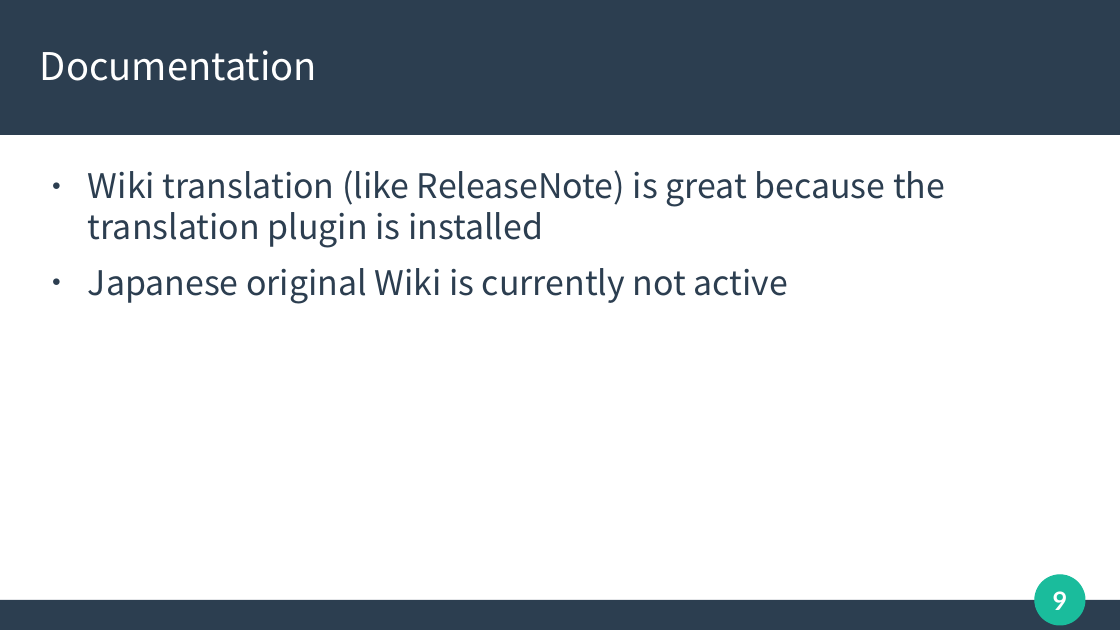
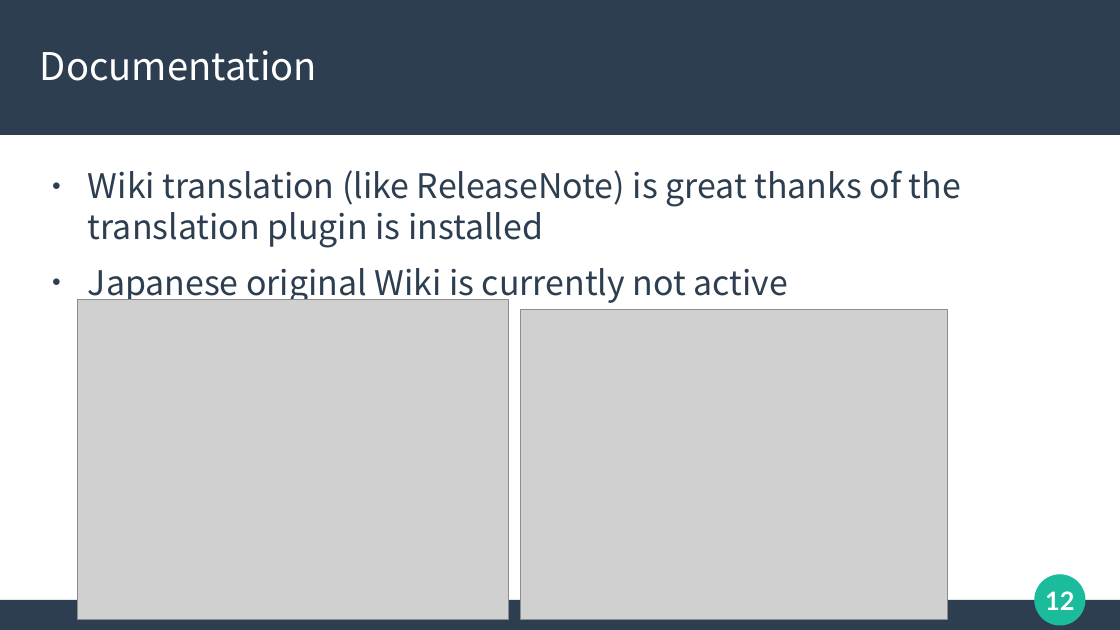
Before and after one commit to naruoga/presentations, a slide deck: slide 12 of 20231008-LOUCA2023-LibO-Japanese-Activities.odp (slide 9 before the commit). Drawn at 1120x630 pixels with LibreOffice and Linux fonts; fonts in the diff are those of the drawing; grey boxes stand for pictures. Boxes give left, top, right and bottom in pixels: in the first picture for what was removed or moved away, otherwise in the second. Text is boxed around its words. In the diff, an @@ line names an element or a change of style, - is before the commit and + after.

```diff
--- a/20231008-LOUCA2023-LibO-Japanese-Activities.odp
+++ b/20231008-LOUCA2023-LibO-Japanese-Activities.odp
@@ text at box(88, 170, 961, 248): text changed @@
-● Wiki translation (like ReleaseNote) is great because the translation plugin is installed
+● Wiki translation (like ReleaseNote) is great thanks of the translation plugin is installed
@@ picture added at box(78, 300, 509, 620) @@
@@ picture added at box(520, 310, 948, 620) @@
@@ page number at box(1045, 591, 1074, 610): text changed @@
-9
+12
```
Also in this commit, not shown: 9 other slides changed, 9 slides added.
